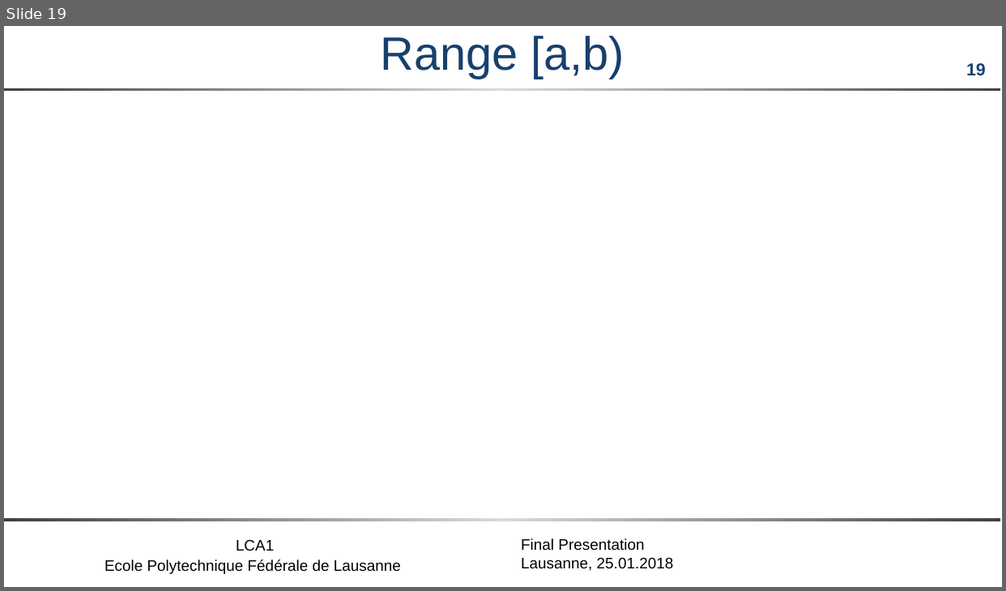
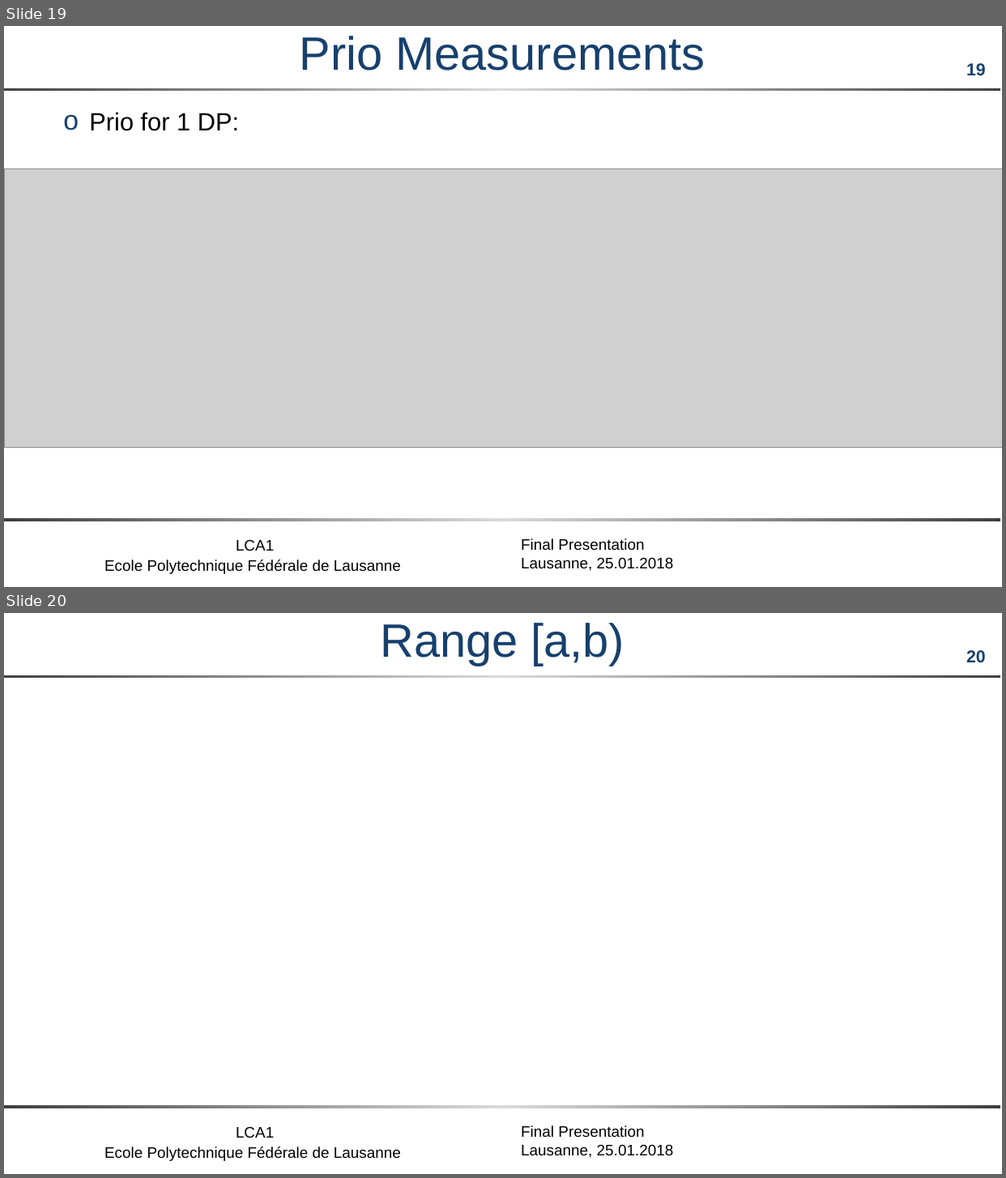
Before and after one commit to maxpr/MasterProjectDocuments, a slide deck: doc/FinalPresentation.pptx. Shown one above the other, each under a label of ours: slide 19 before the commit, slides 19 and 20 after it. The pictures are 1006x591 and 1006x1178 pixels, drawn with LibreOffice and Linux fonts; fonts in the diff are those of the drawing; grey boxes stand for pictures; background and template pictures are left out. Boxes give left, top, right and bottom in pixels: in the first picture for what was removed or moved away, otherwise in the second. Text is boxed around its words. In the diff, an @@ line names an element or a change of style, - is before the commit and + after.

```diff
--- a/doc/FinalPresentation.pptx
+++ b/doc/FinalPresentation.pptx
@@ slide 19 added at [4,26,1002,587], background #FFFFFF; not listed: 5 template elements that a slide beside it also shows @@
@@ title added at [300,36,705,71], 45 pt, text #17406D @@
+Prio Measurements
@@ text added at [89,112,239,131], 24 pt, text #000000 @@
+o Prio for 1 DP:
@@ picture added at [4,169,1002,447] @@
@@ what was slide 19 is now slide 20 @@
@@ page number at [966,650,986,663]: text changed @@
-19
+20
```
Also in this commit, not shown: 2 slides changed, 7 other files.
